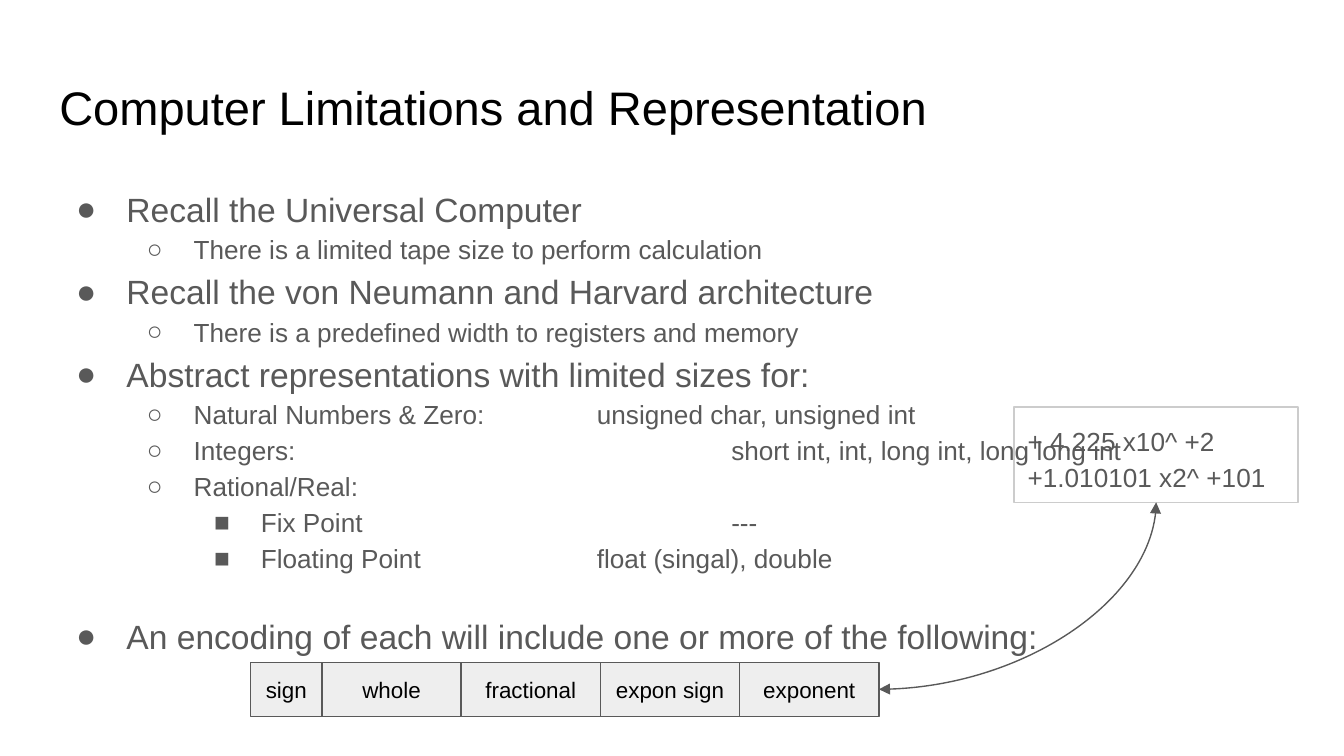
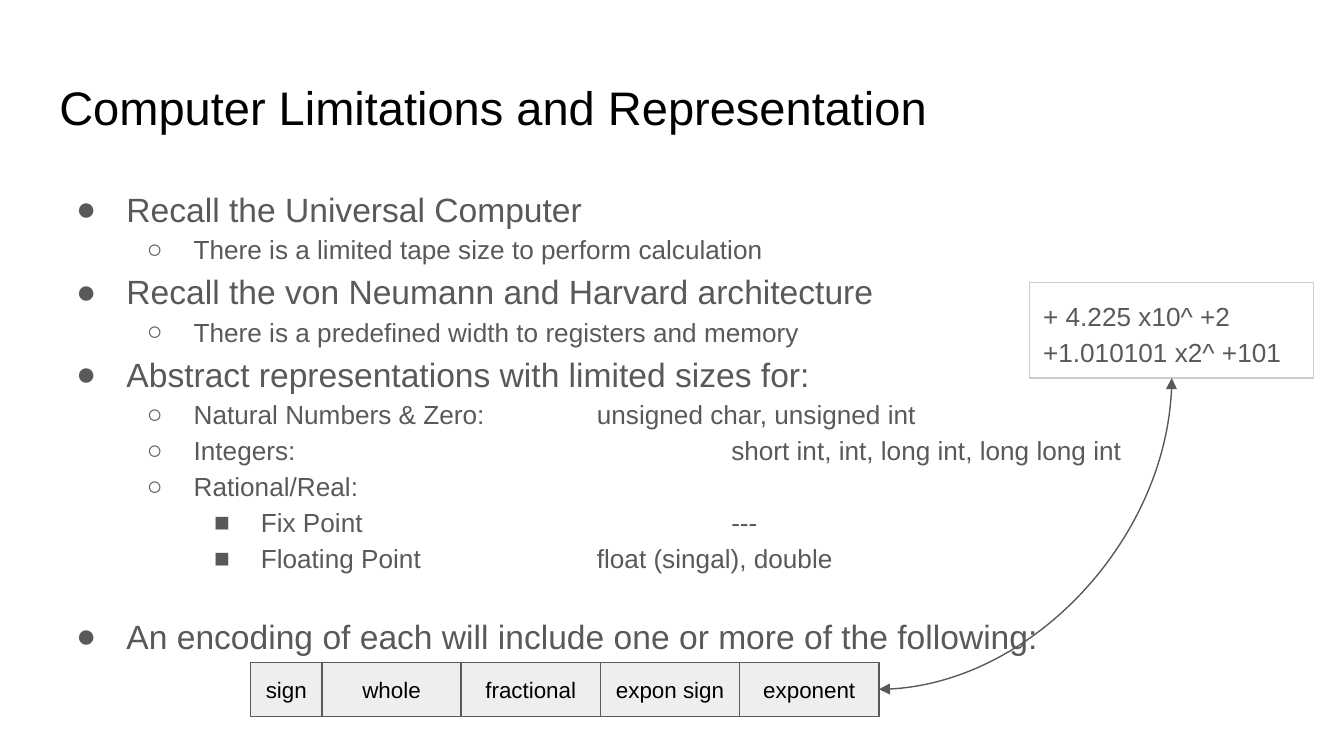
Before and after one commit to COMP122/comp122-s23, a slide deck: slide 3 of format-encodings/documents/ARCHIVE/introduction-to-numbering-systems.pptx. Drawn at 1344x756 pixels with LibreOffice and Linux fonts; fonts in the diff are those of the drawing. Boxes give left, top, right and bottom in pixels: in the first picture for what was removed or moved away, otherwise in the second. Text is boxed around its words. In the diff, an @@ line names an element or a change of style, - is before the commit and + after.

```diff
--- a/format-encodings/documents/ARCHIVE/introduction-to-numbering-systems.pptx
+++ b/format-encodings/documents/ARCHIVE/introduction-to-numbering-systems.pptx
@@ rectangle "+ 4.225 x10^ +2 +1.010101 ...": place and size @@
-rectangle "+ 4.225 x10^ +2 +1.010101 ..." at [1015, 407, 1298, 503]
+rectangle "+ 4.225 x10^ +2 +1.010101 ..." at [1030, 282, 1313, 378]
@@ curved double arrow moved from (1156, 503) - (879, 689) to (1172, 378) - (879, 689) @@
```
Also in this commit, not shown: 10 other slides changed, 11 other files.
